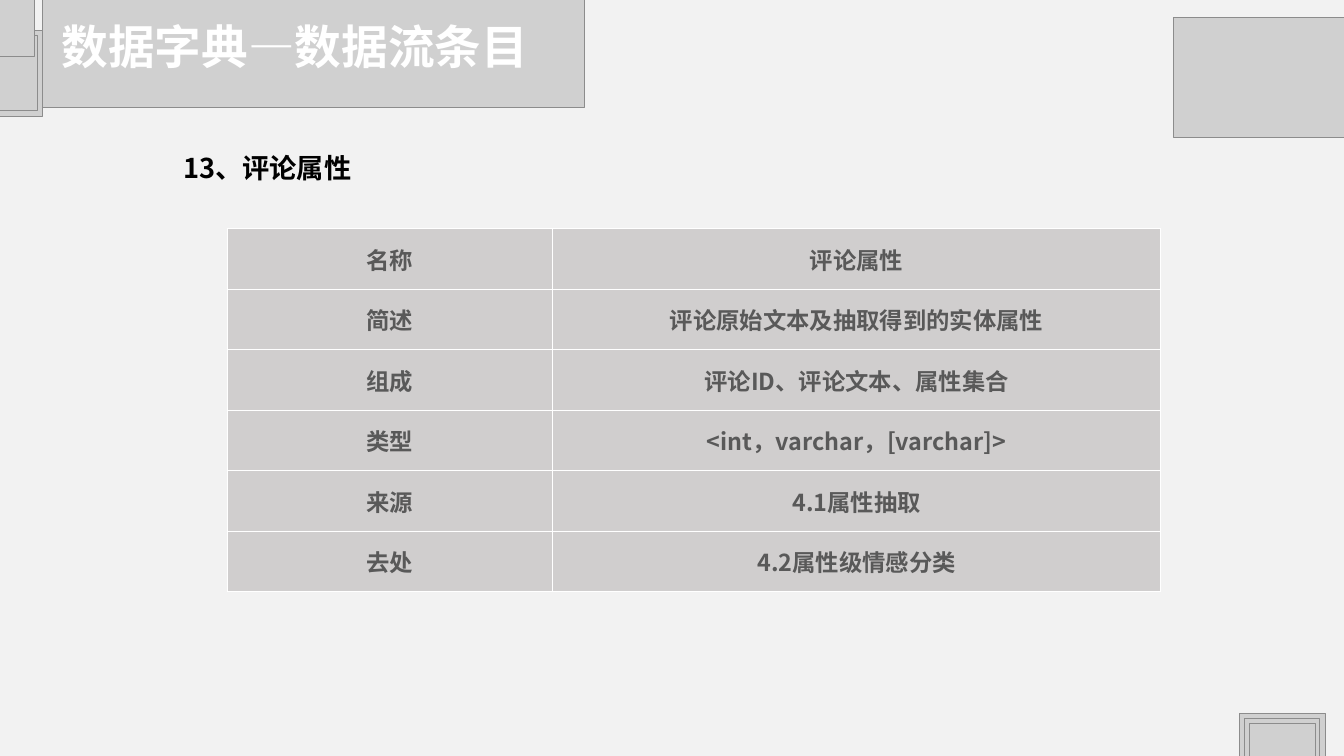
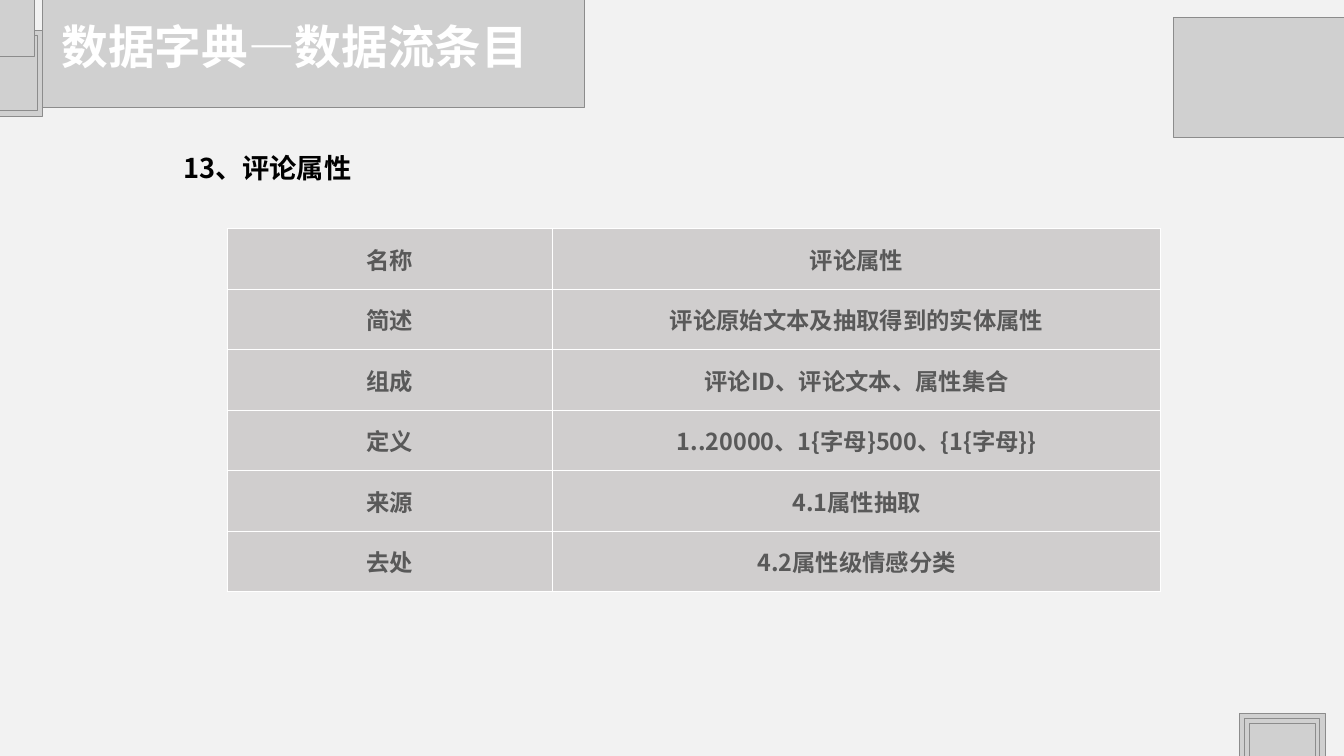
Before and after one commit to HJHGJGHHG/Sentiment-Analysis-System, a slide deck: slide 26 of 文档/PPT.pptx. Drawn at 1344x756 pixels with LibreOffice and Linux fonts; fonts in the diff are those of the drawing; grey boxes stand for pictures. Boxes give left, top, right and bottom in pixels: in the first picture for what was removed or moved away, otherwise in the second. Text is boxed around its words. In the diff, an @@ line names an element or a change of style, - is before the commit and + after.

```diff
--- a/文档/PPT.pptx
+++ b/文档/PPT.pptx
@@ table at bbox=[227, 229, 1160, 592] @@
-row 4, column 1: 类型
+row 4, column 1: 定义
-row 4, column 2: <int，varchar，[varchar]>
+row 4, column 2: 1..20000、1{字母}500、{1{字母}}
```
Also in this commit, not shown: 9 other slides changed, 6 other files.
